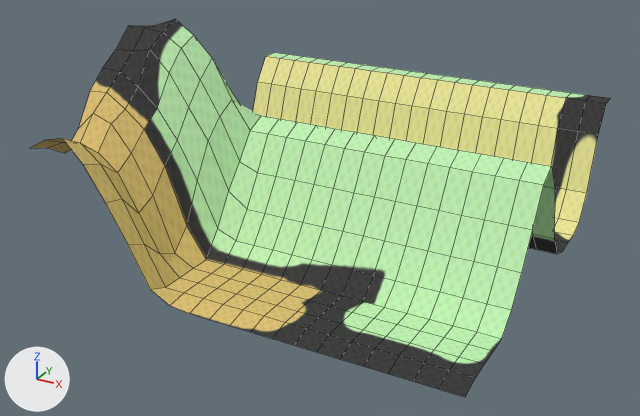
A saved change to the FBX model client/Norumac2/Client/Resource/Mesh/town16.FBX.
Rendered twice from a camera (50 mm lens) standing at (90.3, -176.5, 65.0) and looking at (-1.9, -8.8, -18.8). Arrows for +X, +Y and +Z are at lower left; the lights stay in place. Mesh edges are drawn as thin lines. Where no turn or scale is listed for an object, it has been applied to the vertices.
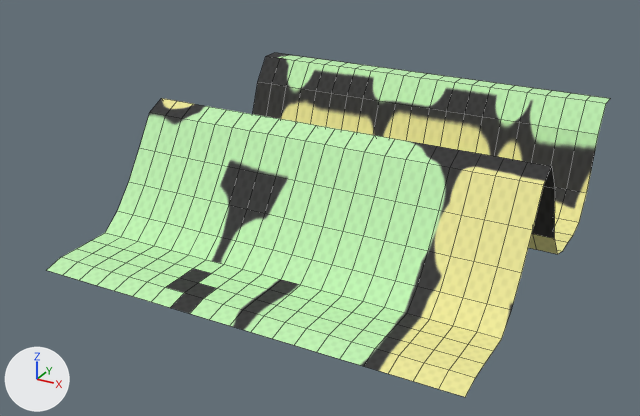
Diff of the bpy script that builds the scene:
```diff
--- a/client/Norumac2/Client/Resource/Mesh/town16.FBX.py
+++ b/client/Norumac2/Client/Resource/Mesh/town16.FBX.py
@@ img_town17_png @@
+img_town17_png = load_image('town17.png', '../MeshImage/town17.png', 512, 512, 'sRGB')
@@ mat_04___default @@
+mat_04___default = principled_material('04 - Default')
+mat_04___default.texture = img_town17_png  # with its transparency
+mat_04___default.roughness = 0.859
@@ me_mesh @@
 # used by ob_object014; location = (0.0, 0.0, 0.0)
-me_mesh.from_pydata(...)  # 441 vertices, 400 faces; spans x -50.0..50.0, y -50.0..50.0, z -28.5..22.0
-me_mesh.materials.append(mat_05___default)  # picture img_town16_png
+me_mesh.from_pydata(...)  # 441 vertices, 400 faces; spans x -50.0..50.0, y -50.0..50.0, z -28.5..0.0
+# me_mesh part 1: 66 of 441 vertices moved; they spanned x -50.0..-15.0, y -50.0..0.0, z -28.0..22.0 and now span x -50.0..-15.0, y -50.0..0.0, z -28.5..0.0; mean shift (0.0, 0.0, -20.7); largest move (-50.0, -25.0, 12.6) -> (-50.0, -25.0, -23.5)
+# me_mesh part 2: texture (UV) coordinates of 400 of 400 faces, centred in x -47.5..47.5, y -47.5..47.5, z -28.0..20.6, changed; they spanned u 0.04..0.98, v 0.01..0.96 and now span u 0.03..0.96, v 0.04..0.98
+me_mesh.materials.append(mat_04___default)  # picture img_town17_png
```

Pixel boxes [x1, y1, x2, y2] of what changed, in the pictures (640 x 416 px; the box of a moved part takes in the faces that stretch with it):
'Object014', recoloured, reshaped, surface changed (9% shorter)
    before: [30, 19, 611, 397]
    after: [47, 53, 611, 397]
part 1 of me_mesh, moved or reshaped
    before: [30, 19, 268, 313]
    after: [47, 98, 268, 314]
part 2 of me_mesh, surface changed
    both: [166, 53, 611, 397]
